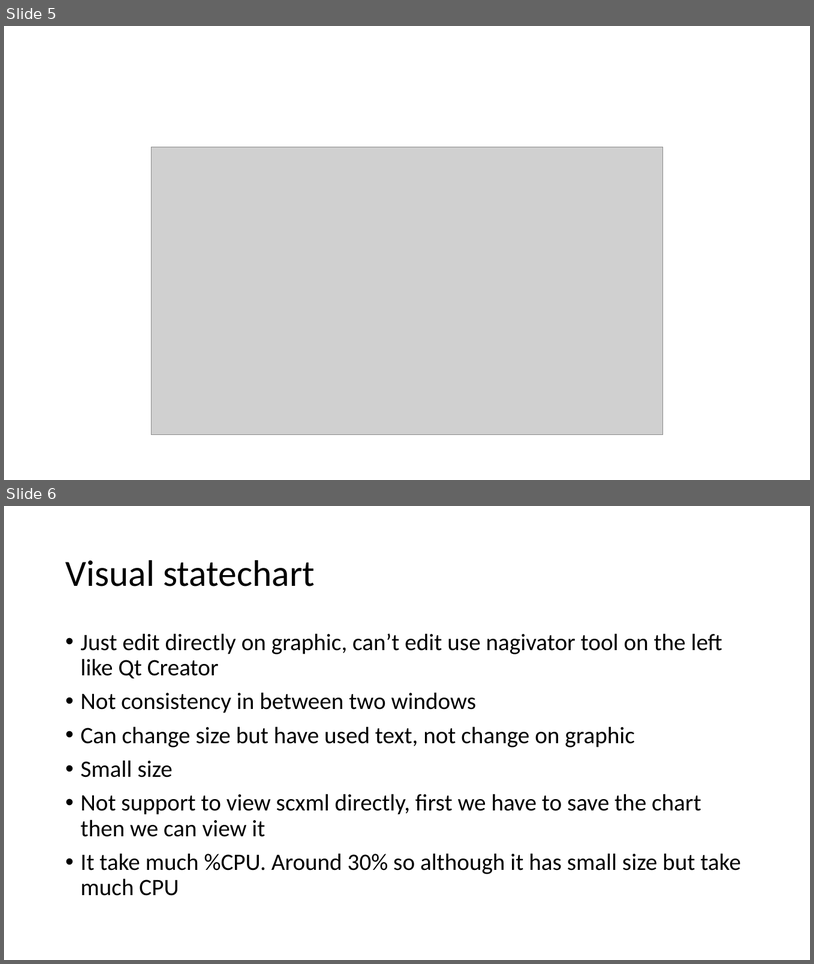
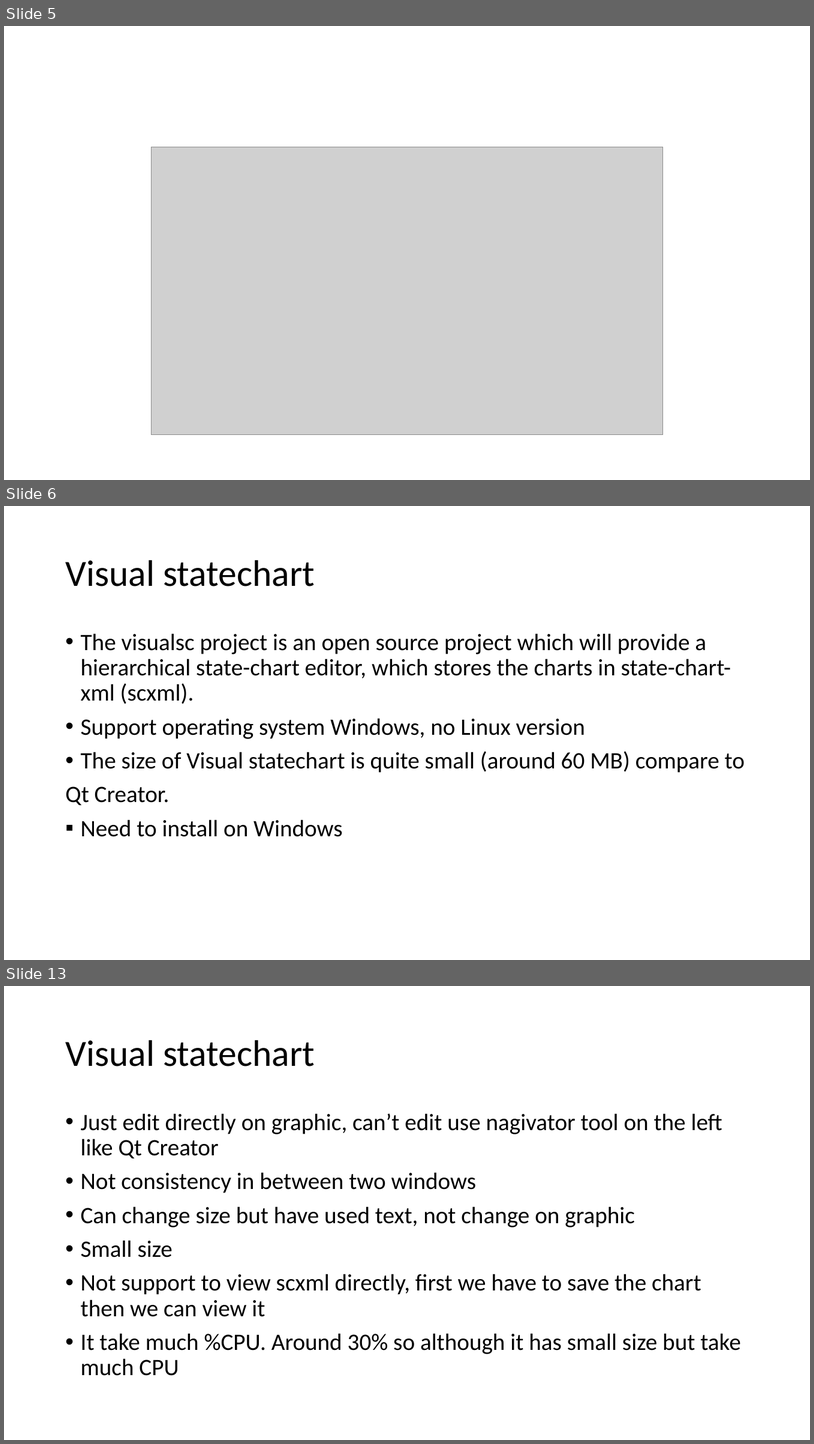
Before and after one commit to tearpolaris/Linux, a slide deck: QT CREATOR.pptx. Shown one above the other, each under a label of ours: slides 5 and 6 before the commit, slides 5, 6 and 13 after it; the slides between them are not shown. The pictures are 814x964 and 814x1444 pixels, drawn with LibreOffice and Linux fonts; fonts in the diff are those of the drawing; grey boxes stand for pictures. Boxes give left, top, right and bottom in pixels: in the first picture for what was removed or moved away, otherwise in the second. Text is boxed around its words. In the diff, an @@ line names an element or a change of style, - is before the commit and + after.

```diff
--- a/QT CREATOR.pptx
+++ b/QT CREATOR.pptx
@@ slide 6 added at <box>4,506,810,960</box>, background #FFFFFF @@
@@ title added at <box>65,560,315,586</box>, 44 pt, text #000000 @@
+Visual statechart
@@ text added at <box>65,633,745,837</box>, 28 pt, text #000000 @@
+• The visualsc project is an open source project which will provide a hierarchical state-chart editor, which stores the charts in state-chart-xml (scxml).
+• Support operating system Windows, no Linux version
+• The size of Visual statechart is quite small (around 60 MB) compare to
+Qt Creator.
+▪ Need to install on Windows
@@ what was slide 6 is now slide 13 @@
```
Also in this commit, not shown: 1 slide changed, 9 other slides added.
